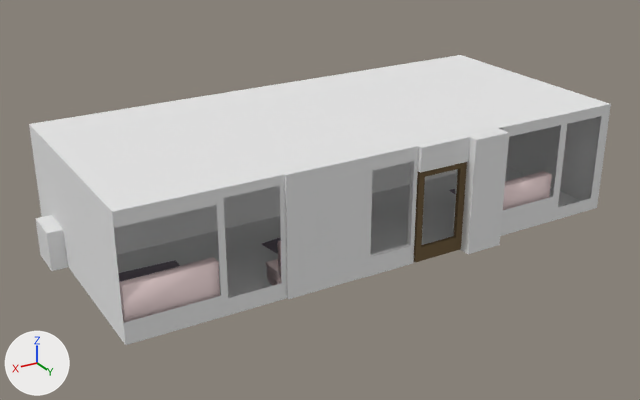
Before and after pictures for a commit that changed the Blender file silent hill/cafe/cafe.blend.
The view is the same before and after, from a 50 mm camera at (21.8, 37.1, 19.9) aimed at (0.0, 0.7, 1.7). The axes (+X, +Y, +Z) are drawn at lower left. The lights are the same throughout.

Objects in the first picture: 'cafe_room', 'couch', 'couch.002', 'counter', 'door', 'rock_pillar', 'rock_pillar_top', 'table_top', 'window_frame', 'wooden_frame'.
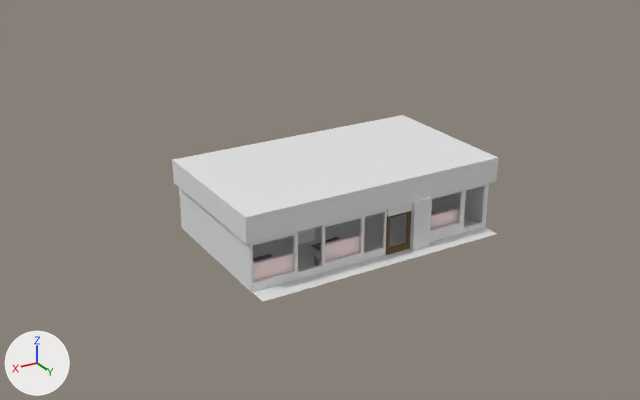
Commit message: Added details to the cafe room.

Pixel boxes [x1, y1, x2, y2] of what changed, in the pictures (640 x 400 px):
'cafe_room', deleted: before [29, 55, 611, 345]
'celling', added: after [172, 115, 498, 244]
'window_frame', reshaped, moved, rescaled (53% narrower, 60% shorter): before [283, 156, 368, 299]; after [323, 215, 362, 272]
'counter', moved, rescaled (not visible afterwards): before [35, 162, 457, 271]
'rock_pillar', moved, rescaled (53% narrower, 57% shorter): before [452, 128, 509, 254]; after [406, 197, 432, 251]
'floor', added: after [252, 199, 497, 302]
'couch', moved, rescaled: before [119, 257, 220, 323]; after [253, 252, 294, 281]
'wooden_frame', moved, rescaled: before [363, 144, 419, 278]; after [361, 209, 387, 262]
'left_wall', added: after [180, 189, 252, 292]
'door', moved, rescaled (52% narrower, 55% shorter): before [414, 162, 467, 262]; after [386, 211, 411, 255]
'couch.002', moved, rescaled: before [503, 171, 552, 210]; after [430, 208, 458, 230]
'rock_pillar_top', moved, rescaled: before [418, 135, 470, 173]; after [387, 202, 413, 217]
'right_wall', added: after [433, 186, 483, 223]
'window_frame2', added: after [250, 232, 297, 293]
'window_frame3', added: after [430, 190, 464, 242]
'table_top', moved, rescaled: before [118, 260, 180, 282]; after [253, 254, 273, 262]
'wooden_frame3', added: after [461, 183, 489, 234]
'wooden_frame2', added: after [296, 225, 323, 280]
'cafe_outside_wall', shown: after [289, 228, 315, 244]
'chair_cushion', added: after [309, 239, 321, 245]
'back_wall', added: after [179, 188, 183, 229]
part 1 of me_cube_008, added: after [323, 215, 362, 272]

Edits to the bpy script that builds the scene:
```text
Change me_cube_008:
    used by ob_window_frame; location = (2.94, 6.2, 3.04); scale = (2.1, 0.133, 3.01)
    remove me_cube_008.from_pydata(...)  # 8 vertices, 6 faces; spans x -1.0..1.0, y -1.0..1.0, z -1.0..1.0
    add me_cube_008.from_pydata(...)  # 32 vertices, 32 faces; spans x -1.0..1.0, y -1.0..1.0, z -1.0..1.0
    me_cube_008 part 1: 24 vertices added at x -1.0..1.0, y -1.0..1.0, z -1.0..1.0
Add me_plane:
    me_plane.from_pydata([(-1.0, -1.0, 0.0), (1.0, -1.0, 0.0), (-1.0, 1.0, 0.0), (1.0, 1.0, 0.0)], [], [(0, 1, 3, 2)])
Change ob_rock_pillar_top:
    ob_rock_pillar_top.location: (-3.4, 6.35, 5.43) -> (-2.03, 4.91, 2.4)
    ob_rock_pillar_top.scale: (1.44, 0.19, 0.613) -> (0.729, 0.0941, 0.274)
Change ob_window_frame:
    ob_window_frame.location: (2.94, 6.2, 3.04) -> (1.18, 4.82, 1.33)
    ob_window_frame.scale: (2.1, 0.133, 3.01) -> (1.15, 0.0659, 1.34)
Change ob_wooden_frame:
    ob_wooden_frame.location: (-0.51, 5.29, 3.02) -> (-0.57, 4.38, 1.33)
    ob_wooden_frame.scale: (1.45, 0.133, 3.03) -> (0.731, 0.0657, 1.35)
Change ob_rock_pillar:
    ob_rock_pillar.location: (-5.85, 6.35, 3.02) -> (-3.26, 4.91, 1.33)
    ob_rock_pillar.scale: (1.03, 0.631, 3.0) -> (0.519, 0.313, 1.34)
Change ob_door:
    ob_door.location: (-3.43, 6.33, 2.46) -> (-2.04, 4.9, 1.07)
    ob_door.scale: (1.43, 0.102, 2.39) -> (0.721, 0.0506, 1.07)
Change ob_table_top:
    ob_table_top.location: (10.29, 2.82, 1.09) -> (4.89, 3.16, 0.55)
    ob_table_top.scale: (1.61, 0.754, 0.031) -> (0.814, 0.375, 0.0156)
Change ob_couch:
    ob_couch.location: (10.31, 5.05, 1.32) -> (4.9, 4.26, 0.66)
    ob_couch.scale: (2.12, 1.16, 1.31) -> (1.07, 0.576, 0.658)
Change ob_counter:
    ob_counter.location: (-0.62, -2.92, 0.99) -> (-0.85, -0.12, 0.5)
    ob_counter.scale: (14.0, 1.0, 1.0) -> (6.88, 0.495, 0.504)
Remove ob_cafe_room:
    ob_cafe_room = bpy.data.objects.new('cafe_room', me_cube_001)
Change ob_cafe_outside_wall:
    remove ob_cafe_outside_wall.hide_viewport = True
    ob_cafe_outside_wall.location: (-1.03, -0.01, 3.03) -> (1.35, 1.13, 0.41)
    ob_cafe_outside_wall.scale: (14.1, 8.1, 3.1) -> (0.505, 0.495, 0.504)
Change ob_couch_002:
    ob_couch_002.location: (-9.09, 4.81, 1.32) -> (-4.9, 4.15, 0.66)
    ob_couch_002.scale: (2.12, 1.3, 1.31) -> (1.07, 0.644, 0.658)
Add ob_wooden_frame2:
    ob_wooden_frame2 = bpy.data.objects.new('wooden_frame2', me_cube_017)  # 32 vertices, 32 faces; spans x -1.0..1.0, y -1.0..1.0, z -1.0..1.0
    ob_wooden_frame2.location = (3.05, 4.82, 1.33)
    ob_wooden_frame2.scale = (0.722, 0.0659, 1.34)
Add ob_window_frame2:
    ob_window_frame2 = bpy.data.objects.new('window_frame2', me_cube_018)  # 32 vertices, 32 faces; spans x -1.0..1.0, y -1.0..1.0, z -1.0..1.0
    ob_window_frame2.location = (4.91, 4.82, 1.33)
    ob_window_frame2.scale = (1.21, 0.0659, 1.34)
Add ob_left_wall:
    ob_left_wall = bpy.data.objects.new('left_wall', me_cube_019)  # a box spanning x -1.0..1.0, y -1.0..1.0, z -1.0..1.0
    ob_left_wall.location = (6.08, 0.87, 1.52)
    ob_left_wall.scale = (0.0672, 3.99, 1.52)
Add ob_right_wall:
    ob_right_wall = bpy.data.objects.new('right_wall', me_cube_020)  # a box spanning x -1.0..1.0, y -1.0..1.0, z -1.0..1.0
    ob_right_wall.location = (-7.7, 0.83, 1.52)
    ob_right_wall.scale = (0.0672, 3.99, 1.52)
Add ob_window_frame3:
    ob_window_frame3 = bpy.data.objects.new('window_frame3', me_cube_002_1)  # a torus around y (ring radius 1.26, tube radius 1.01) spanning x -1.0..1.0, y -1.0..1.0, z -1.0..1.0
    ob_window_frame3.location = (-4.93, 4.84, 1.33)
    ob_window_frame3.scale = (1.15, 0.0659, 1.34)
Add ob_wooden_frame3:
    ob_wooden_frame3 = bpy.data.objects.new('wooden_frame3', me_cube_021)  # 32 vertices, 32 faces; spans x -1.0..1.0, y -1.0..1.0, z -1.0..1.0
    ob_wooden_frame3.location = (-6.9, 4.84, 1.33)
    ob_wooden_frame3.scale = (0.825, 0.0659, 1.34)
Add ob_floor:
    ob_floor = bpy.data.objects.new('floor', me_plane)
    ob_floor.location = (-0.8, 1.3, 0.0)
    ob_floor.scale = (6.89, 4.59, 1.51)
Add ob_back_wall:
    ob_back_wall = bpy.data.objects.new('back_wall', me_cube_022)  # a box spanning x -1.0..1.0, y -1.0..1.0, z -1.0..1.0
    ob_back_wall.location = (-0.76, -3.22, 1.51)
    ob_back_wall.scale = (6.89, 0.0659, 1.51)
Add ob_celling:
    ob_celling = bpy.data.objects.new('celling', me_cube_023)  # 28 vertices, 19 faces; spans x -1.0..1.0, y -1.09..1.0, z -1.0..1.4
    ob_celling.location = (-0.83, 1.1, 3.15)
    ob_celling.scale = (7.23, 3.99, 0.543)
Add ob_chair_cushion:
    ob_chair_cushion = bpy.data.objects.new('chair_cushion', me_cube_001_1)  # 72 vertices, 54 faces; spans x -1.0..1.0, y -1.0..1.0, z -1.0..1.0
    ob_chair_cushion.location = (1.41, 2.67, 0.43)
    ob_chair_cushion.scale = (0.29, 0.284, 0.00684)
```
